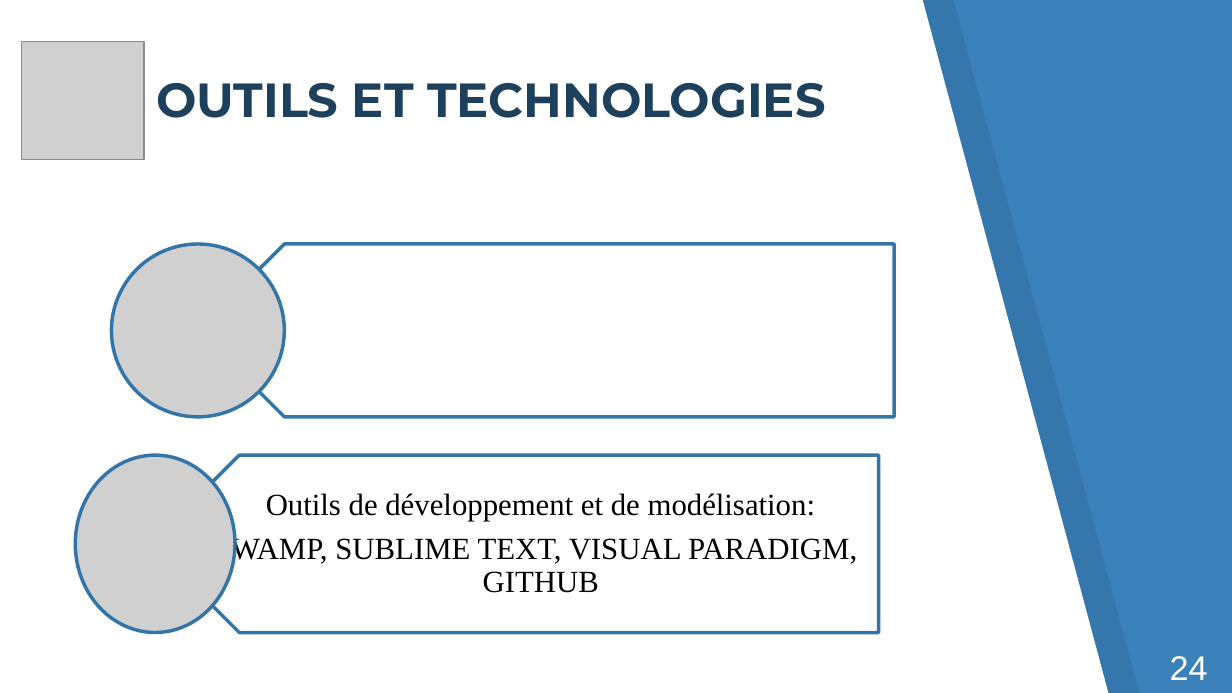
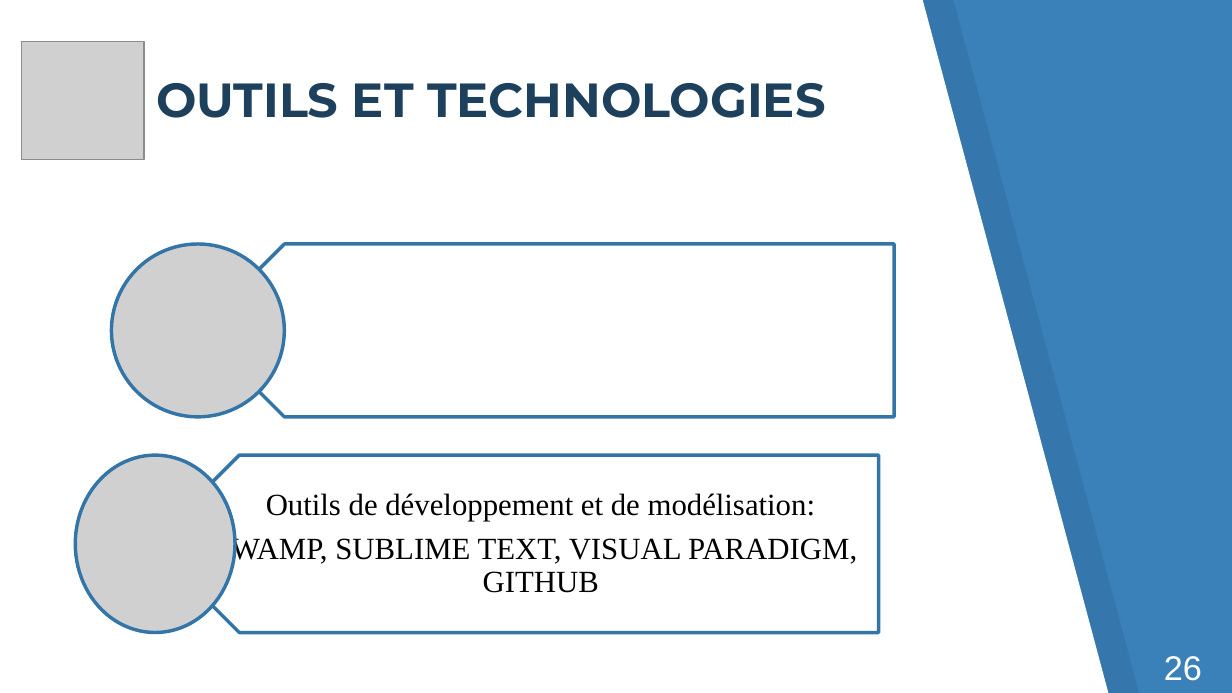
Before and after one commit to JeanPhilippeFall/projet_esp, a slide deck: slide 26 of Présentation DUT.pptx. Drawn at 1232x693 pixels with LibreOffice and Linux fonts; fonts in the diff are those of the drawing; grey boxes stand for pictures. Boxes give left, top, right and bottom in pixels: in the first picture for what was removed or moved away, otherwise in the second. Text is boxed around its words. In the diff, an @@ line names an element or a change of style, - is before the commit and + after.

```diff
--- a/Présentation DUT.pptx
+++ b/Présentation DUT.pptx
@@ text added at (1164, 656, 1202, 681), 20 pt, text #FFFFFF @@
+26
@@ text removed at (1170, 656, 1208, 680) @@
-24
```
Also in this commit, not shown: 20 other slides changed, 1 slide added, 1 slide removed.
